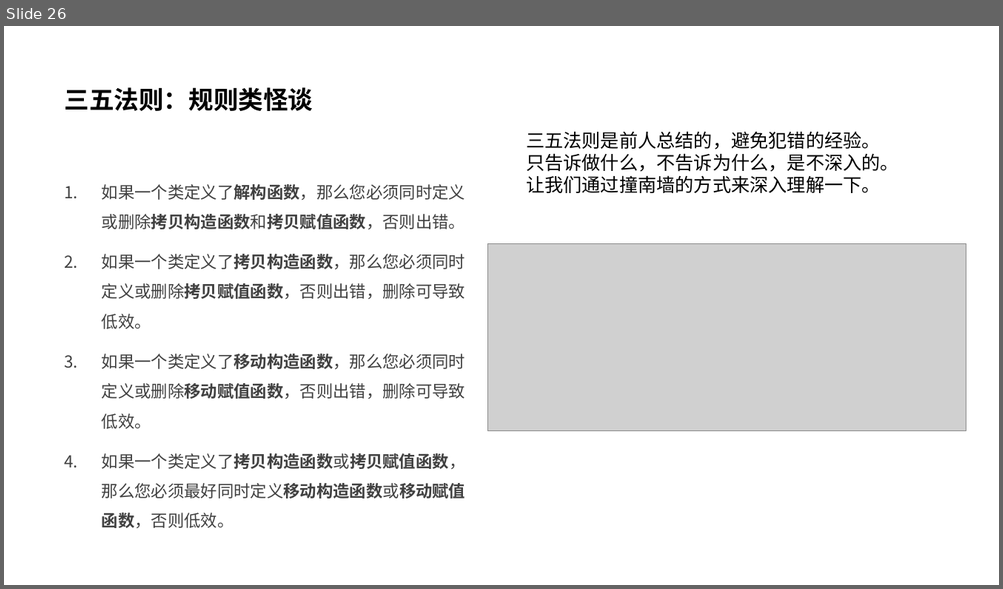
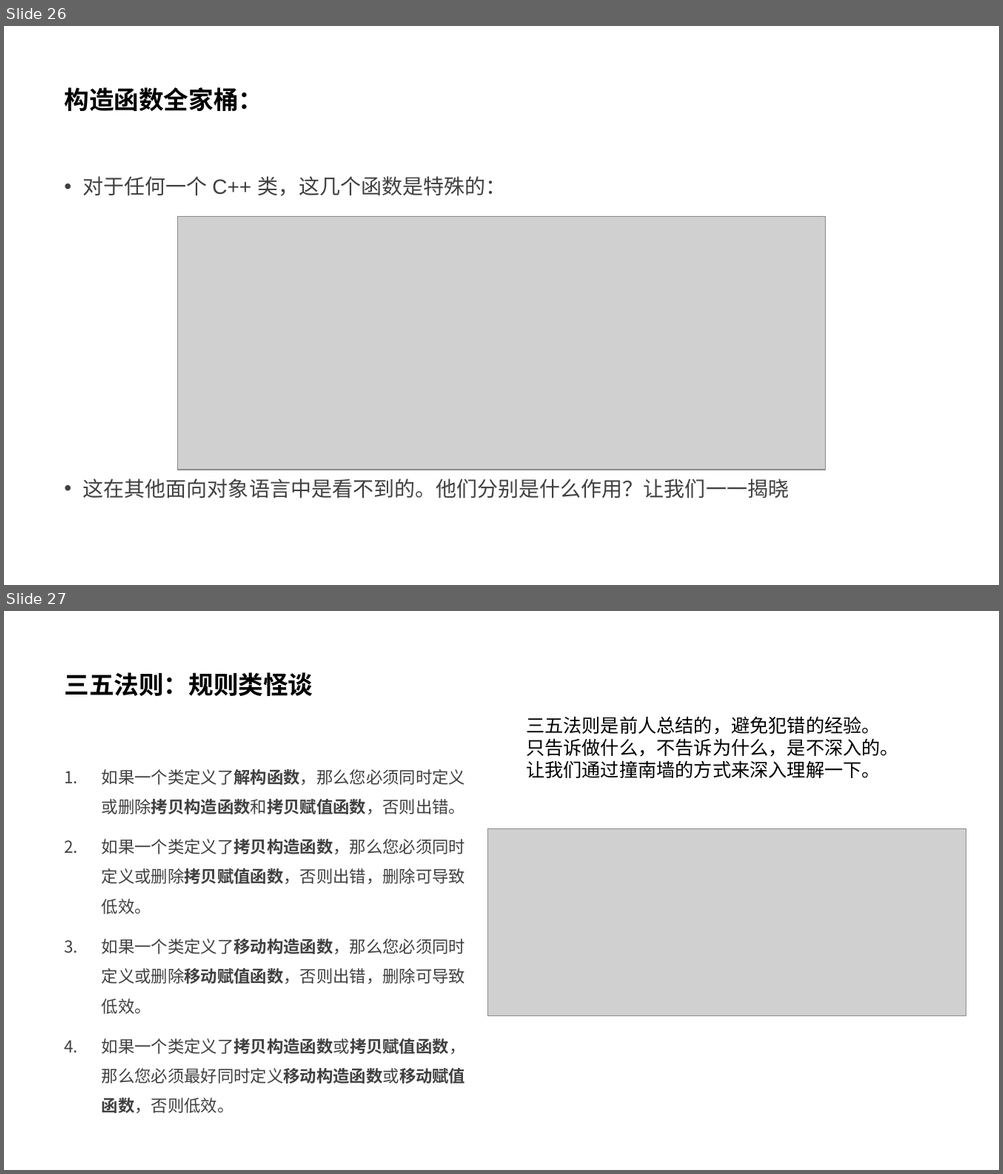
Before and after one commit to parallel101/course, a slide deck: 02/slides.pptx. Shown one above the other, each under a label of ours: slide 26 before the commit, slides 26 and 27 after it. The pictures are 1003x589 and 1003x1174 pixels, drawn with LibreOffice and Linux fonts; fonts in the diff are those of the drawing; grey boxes stand for pictures. Boxes give left, top, right and bottom in pixels: in the first picture for what was removed or moved away, otherwise in the second. Text is boxed around its words. In the diff, an @@ line names an element or a change of style, - is before the commit and + after.

```diff
--- a/02/slides.pptx
+++ b/02/slides.pptx
@@ slide 26 added at box(4, 26, 999, 585), background #FFFFFF @@
@@ title added at box(64, 87, 263, 111), 24 pt, text #000000, bold @@
+构造函数全家桶：
@@ text added at box(83, 176, 788, 499), 20 pt, text #404040 @@
+• 对于任何一个 C++ 类，这几个函数是特殊的：
+• 这在其他面向对象语言中是看不到的。他们分别是什么作用？让我们一一揭晓
@@ picture added at box(178, 217, 825, 471) @@
@@ what was slide 26 is now slide 27 @@
```
Also in this commit, not shown: 1 slide changed, 5 other slides added, 1 slide removed, 5 other files.
